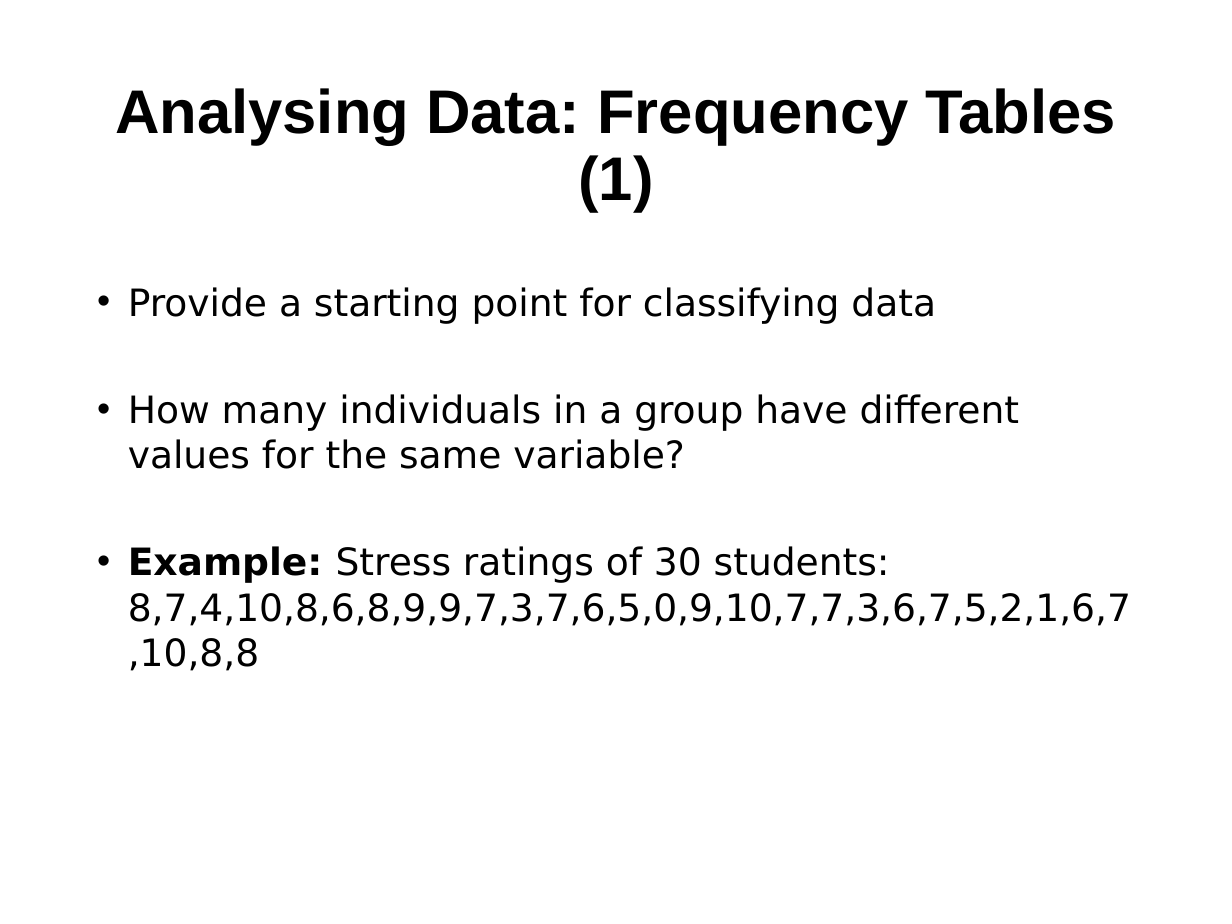
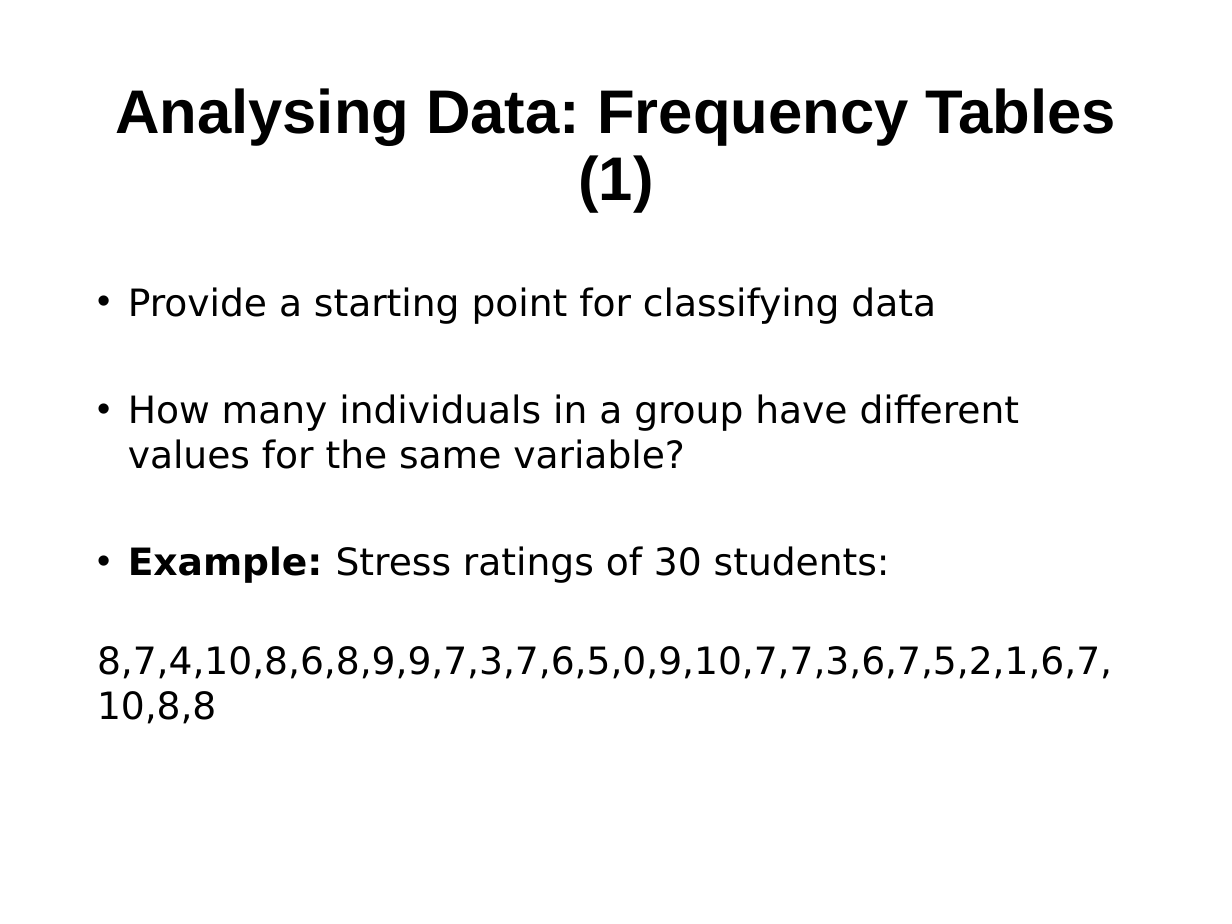
Before and after one commit to npm27/Teaching-Materials, a slide deck: slide 26 of Stats/Slides/1 Chapter 1 Slides.pptx. Drawn at 1232x924 pixels with LibreOffice and Linux fonts; fonts in the diff are those of the drawing. Boxes give left, top, right and bottom in pixels: in the first picture for what was removed or moved away, otherwise in the second. Text is boxed around its words. In the diff, an @@ line names an element or a change of style, - is before the commit and + after.

```diff
--- a/Stats/Slides/1 Chapter 1 Slides.pptx
+++ b/Stats/Slides/1 Chapter 1 Slides.pptx
@@ text at (x1=97, y1=546, x2=1112, y2=724): text changed @@
-• Example: Stress ratings of 30 students: 8,7,4,10,8,6,8,9,9,7,3,7,6,5,0,9,10,7,7,3,6,7,5,2,1,6,7,10,8,8
+• Example: Stress ratings of 30 students:
+8,7,4,10,8,6,8,9,9,7,3,7,6,5,0,9,10,7,7,3,6,7,5,2,1,6,7,10,8,8
```
Also in this commit, not shown: 3 other slides changed, 2 other files.
